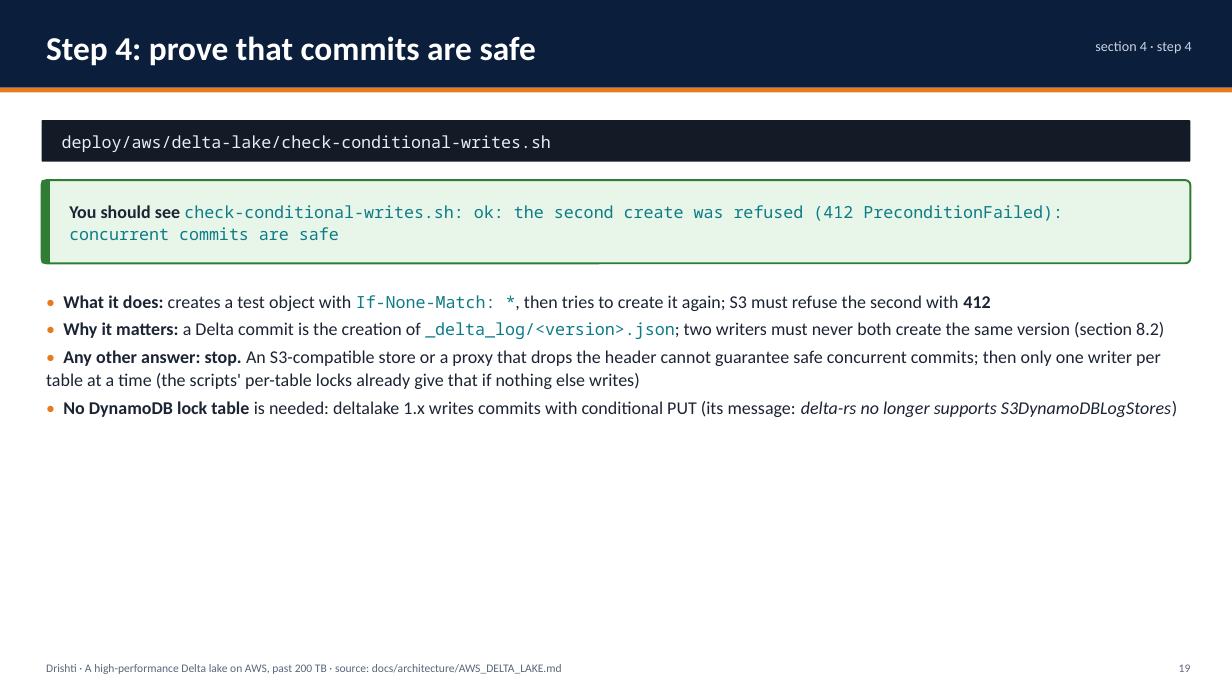
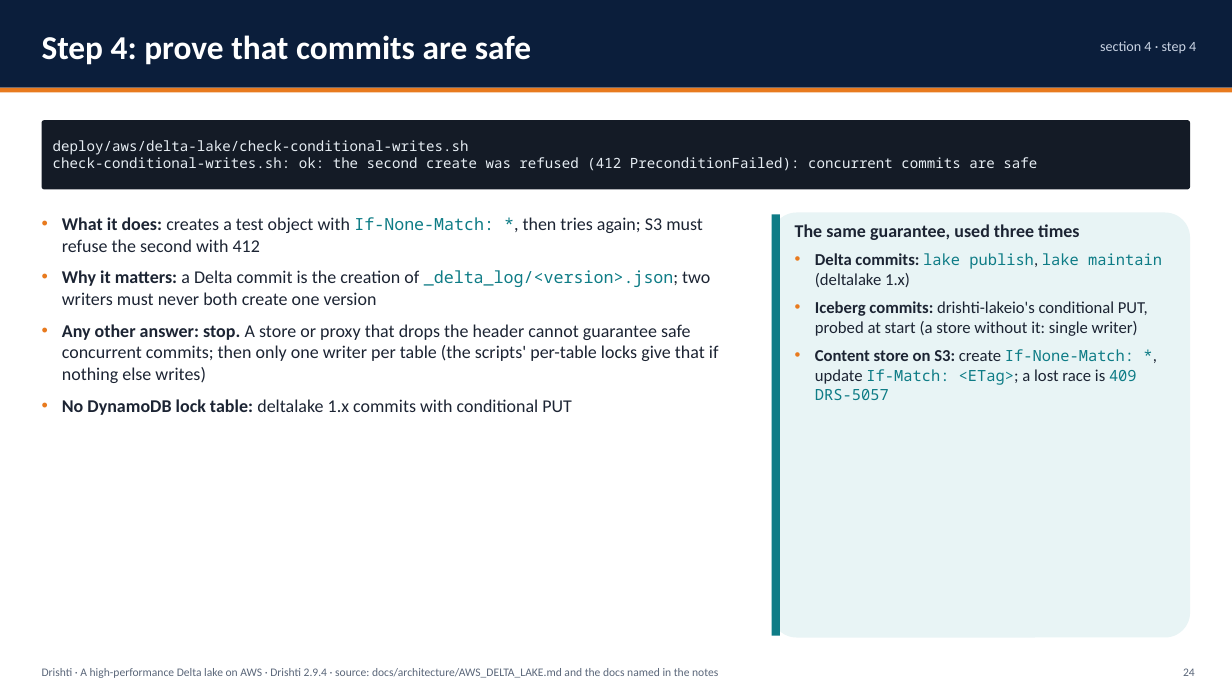
Before and after one commit to ajsinha/drishti, a slide deck: slide 24 of docs/publications/Drishti-AWS-Delta-Lake.pptx (slide 19 before the commit). Drawn at 1232x693 pixels with LibreOffice and Linux fonts; fonts in the diff are those of the drawing. Boxes give left, top, right and bottom in pixels: in the first picture for what was removed or moved away, otherwise in the second. Text is boxed around its words. In the diff, an @@ line names an element or a change of style, - is before the commit and + after.

Commit message:
The Design and Evidence deck (72 slides, was 48) and the AWS Delta Lake deck (103 slides, was 72) rewritten for 2.9.4: what 2.6.5 to 2.9.4 added, the evidence recounted (4,761 Java tests, the drill, benchmarks), the risk lake, JSON Lines, S3, bank scale, Delta or Iceberg above storage, each item built, designed or proposed; PDFs beside them

```diff
--- a/docs/publications/Drishti-AWS-Delta-Lake.pptx
+++ b/docs/publications/Drishti-AWS-Delta-Lake.pptx
@@ text "Step 4: prove that commits ..." at [42, 35, 531, 65]: line spacing 1.05 to 1; more space between paragraphs @@
@@ text "section 4 · step 4" at [1100, 41, 1196, 53]: line spacing 1.05 to 1; more space between paragraphs @@
@@ rounded rectangle: place and size @@
-rounded rectangle at [42, 120, 1190, 162]
+rounded rectangle at [42, 120, 1190, 189]
@@ rounded rectangle at [42, 120, 1190, 189]: proportions changed @@
@@ text at [53, 140, 469, 155]: size 13 to 11 pt in "deploy/aws/delta-lake/check-conditional-writes.sh" @@
@@ text at [53, 157, 1037, 171]: paragraph added @@
+check-conditional-writes.sh: ok: the second create was refused (412 PreconditionFailed): concurrent commits are safe
@@ rounded rectangle removed at [42, 180, 1190, 263] @@
@@ rectangle removed at [42, 180, 50, 263] @@
@@ text removed at [69, 205, 1063, 240] @@
-You should see check-conditional-writes.sh: ok: the second create was refused (412 PreconditionFailed): concurrent commits are safe
@@ text at [62, 217, 719, 415]: text changed @@
-• What it does: creates a test object with If-None-Match: *, then tries to create it again; S3 must refuse the second with 412
-• Why it matters: a Delta commit is the creation of _delta_log/<version>.json; two writers must never both create the same version (section 8.2)
-• Any other answer: stop. An S3-compatible store or a proxy that drops the header cannot guarantee safe concurrent commits; then only one writer per table at a time (the scripts' per-table locks already give that if nothing else writes)
-• No DynamoDB lock table is needed: deltalake 1.x writes commits with conditional PUT (its message: delta-rs no longer supports S3DynamoDBLogStores)
+• What it does: creates a test object with If-None-Match: *, then tries again; S3 must refuse the second with 412
+• Why it matters: a Delta commit is the creation of _delta_log/<version>.json; two writers must never both create one version
+• Any other answer: stop. A store or proxy that drops the header cannot guarantee safe concurrent commits; then only one writer per table (the scripts' per-table locks give that if nothing else writes)
+• No DynamoDB lock table: deltalake 1.x commits with conditional PUT
@@ rounded rectangle added at [772, 213, 1190, 638], fill #E8F4F5 @@
@@ rectangle added at [772, 214, 780, 636], fill #0E7C86 @@
@@ text added at [795, 224, 1162, 400], 13 pt, text #1C2433 @@
+The same guarantee, used three times
+• Delta commits: lake publish, lake maintain (deltalake 1.x)
+• Iceberg commits: drishti-lakeio's conditional PUT, probed at start (a store without it: single writer)
+• Content store on S3: create If-None-Match: *, update If-Match: <ETag>; a lost race is 409 DRS-5057
@@ vertical alignment top to middle in 3 elements at [42, 668, 718, 678], [53, 140, 1037, 171], [1183, 668, 1195, 676] @@
@@ text at [42, 668, 718, 678]: text changed @@
-Drishti · A high-performance Delta lake on AWS, past 200 TB · source: docs/architecture/AWS_DELTA_LAKE.md
+Drishti · A high-performance Delta lake on AWS · Drishti 2.9.4 · source: docs/architecture/AWS_DELTA_LAKE.md and the docs named in the notes
@@ text at [1183, 668, 1195, 676]: text changed @@
-19
+24
```
Also in this commit, not shown: 67 other slides changed, 35 slides added, 4 slides removed, 3 other files.
